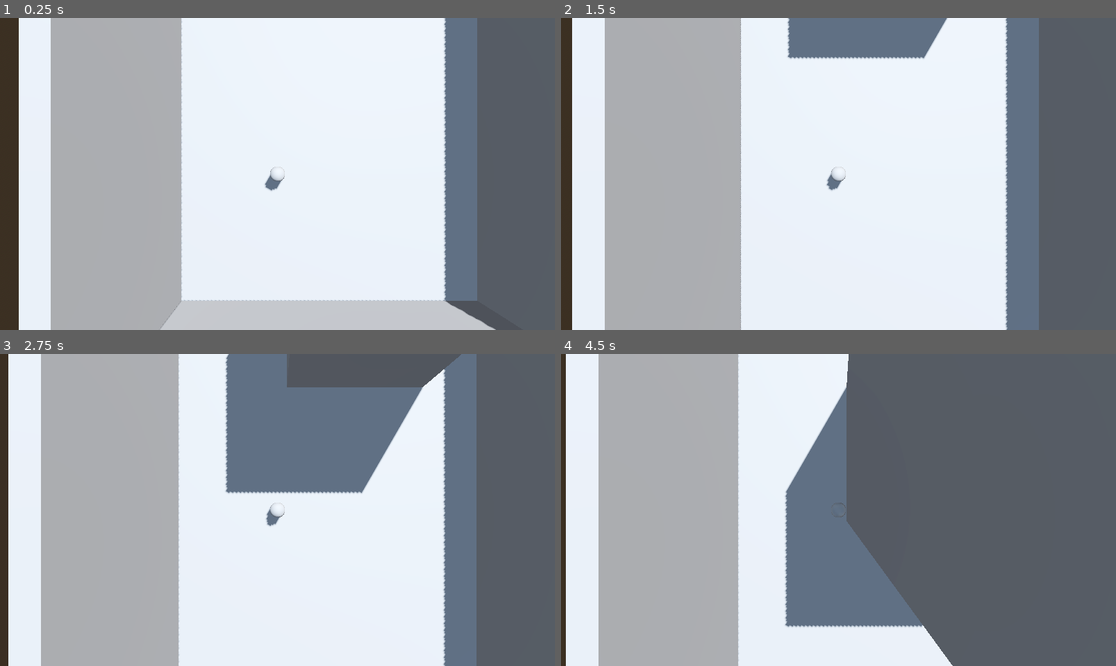
Above: before the commit, frames 1-4 (two rows, left to right).
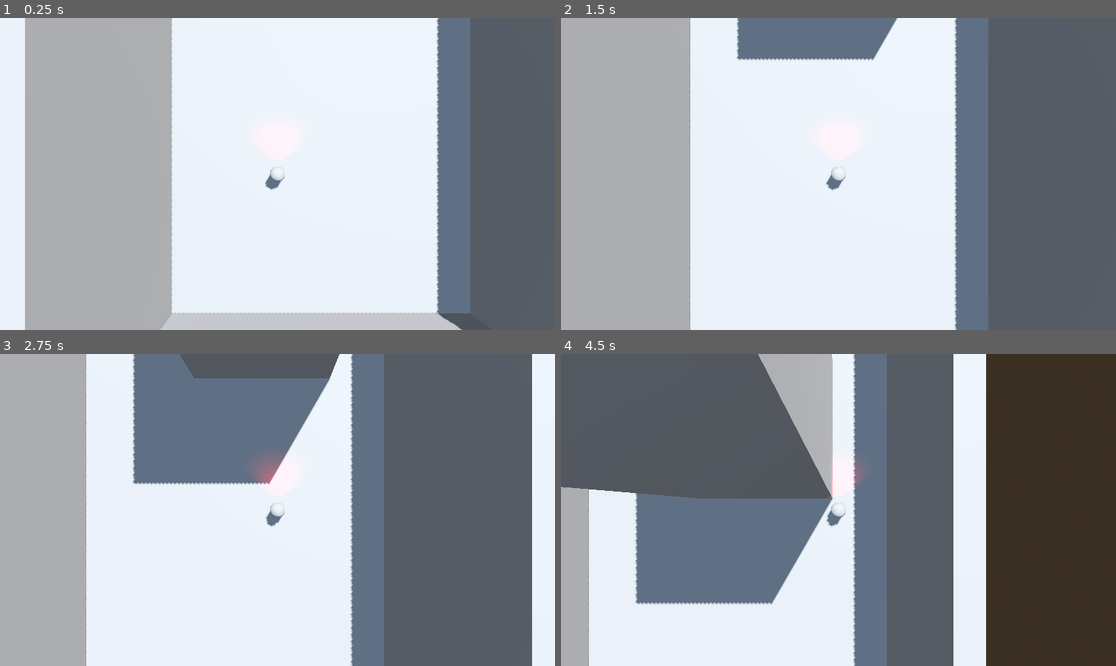
Above: after the commit, the same moments.

Repository: Evanator05/albertagamejam2023
Game: Godot game, scene res://Scenes/Level.tscn
Same seed, same stepped clock (60 frames per second), same inputs: the game is played once before the commit and once after it.
Inputs:
- Up to frame 1 (0.25 s): no input
- Up to frame 2 (1.5 s): no input
- Up to frame 3 (2.75 s): no input
- Up to frame 4 (4.5 s): no input

The runs differ from the first frame. In frame 1, 15% of the frame differs, in the area x 0-90%, y 0-100%; in frame 2, 35%; in frame 3, 57%; in frame 4, 83%, in the area x 0-100%, y 0-100%.

Commit message:
ai changes

Diff:
--- a/Objects/Enemy.tscn
+++ b/Objects/Enemy.tscn
@@ -7,6 +7,8 @@
 [sub_resource type="CapsuleShape3D" id="CapsuleShape3D_70sdp"]
 
 [node name="Enemy" type="CharacterBody3D"]
+axis_lock_angular_x = true
+axis_lock_angular_z = true
 script = ExtResource("1_y3exf")
 
 [node name="MeshInstance3D" type="MeshInstance3D" parent="."]
@@ -19,3 +21,8 @@
 
 [node name="NavigationAgent3D" type="NavigationAgent3D" parent="."]
 path_height_offset = 1.0
+
+[node name="SpotLight3D" type="SpotLight3D" parent="."]
+transform = Transform3D(1, 0, 0, 0, 1, 0, 0, 0, 1, 0, 1, 0)
+light_color = Color(1, 0, 0, 1)
+light_energy = 7.265
--- a/Scenes/Level.tscn
+++ b/Scenes/Level.tscn
@@ -14,6 +14,7 @@
 sky = SubResource("Sky_aia20")
 tonemap_mode = 2
 glow_enabled = true
+volumetric_fog_density = 0.15
 
 [sub_resource type="NavigationMesh" id="NavigationMesh_83wvj"]
 vertices = PackedVector3Array(-11.5, 10.25, 26.5, -11, 10.25, 26.5, -11.25, 10.25, 20, -11.5, 10.25, 19.75, -11.5, 10.2 …(1719 unchanged characters)…
@@ -29,11 +30,21 @@
 shadow_enabled = true
 
 [node name="Node3D" type="Node3D" parent="."]
-transform = Transform3D(1, 0, 0, 0, 1, 0, 0, 0, 1, 0, 4.19393, -21)
+transform = Transform3D(1, 0, 0, 0, 1, 0, 0, 0, 1, 7, 1.19393, -21)
 
-[node name="Enemy" parent="." node_paths=PackedStringArray("target") instance=ExtResource("1_hkow6")]
-transform = Transform3D(1, 0, 0, 0, 1, 0, 0, 0, 1, -3.86127, 2.31533, 17.078)
+[node name="Node3D2" type="Node3D" parent="."]
+transform = Transform3D(1, 0, 0, 0, 1, 0, 0, 0, 1, -8, 1.19393, -21)
+
+[node name="Node3D3" type="Node3D" parent="."]
+transform = Transform3D(1, 0, 0, 0, 1, 0, 0, 0, 1, -8, 1.19393, 21)
+
+[node name="Node3D4" type="Node3D" parent="."]
+transform = Transform3D(1, 0, 0, 0, 1, 0, 0, 0, 1, 6, 1.19393, 21)
+
+[node name="Enemy" parent="." node_paths=PackedStringArray("target", "patrolPath") instance=ExtResource("1_hkow6")]
+transform = Transform3D(1, 0, 0, 0, 1, 0, 0, 0, 1, -3.86127, 1.13455, 17.078)
 target = NodePath("../Node3D")
+patrolPath = [NodePath("../Node3D"), NodePath("../Node3D2"), NodePath("../Node3D3"), NodePath("../Node3D4")]
 
 [node name="Camera3D" type="Camera3D" parent="Enemy"]
 transform = Transform3D(1, 0, 0, 0, -4.37114e-08, 1, 0, -1, -4.37114e-08, 0, 15, 0)
--- a/Scripts/Enemy.gd
+++ b/Scripts/Enemy.gd
@@ -8,9 +8,15 @@
 var nextPoint:Vector3 = Vector3()
 
 @export var patrolPath:Array[Node3D]
+var currentPoint:int = 0 :
+	set(value):
+		if value > patrolPath.size()-1:
+			value = 0
+		if value < 0:
+			value = patrolPath.size()-1
+		currentPoint = value
 
 var state = PATROL
-
 enum {PATROL, ALERT}
 
 func _ready():
@@ -19,12 +25,12 @@
 	getNextPoint()
 
 func _process(delta):
+	setTarget(patrolPath[currentPoint])
 	var moveDir:Vector3 = nextPoint-global_transform.origin
 	if moveDir.length() < 1: #if the distence to the current point is less than 1 get the next point
-		if navAgent.is_target_reached():
-			pass
+		if navAgent.distance_to_target() < 1:
+			currentPoint += 1
 		getNextPoint()
-
 	moveDir = moveDir.normalized()
 	velocity = moveDir*speed
 	move_and_slide()
